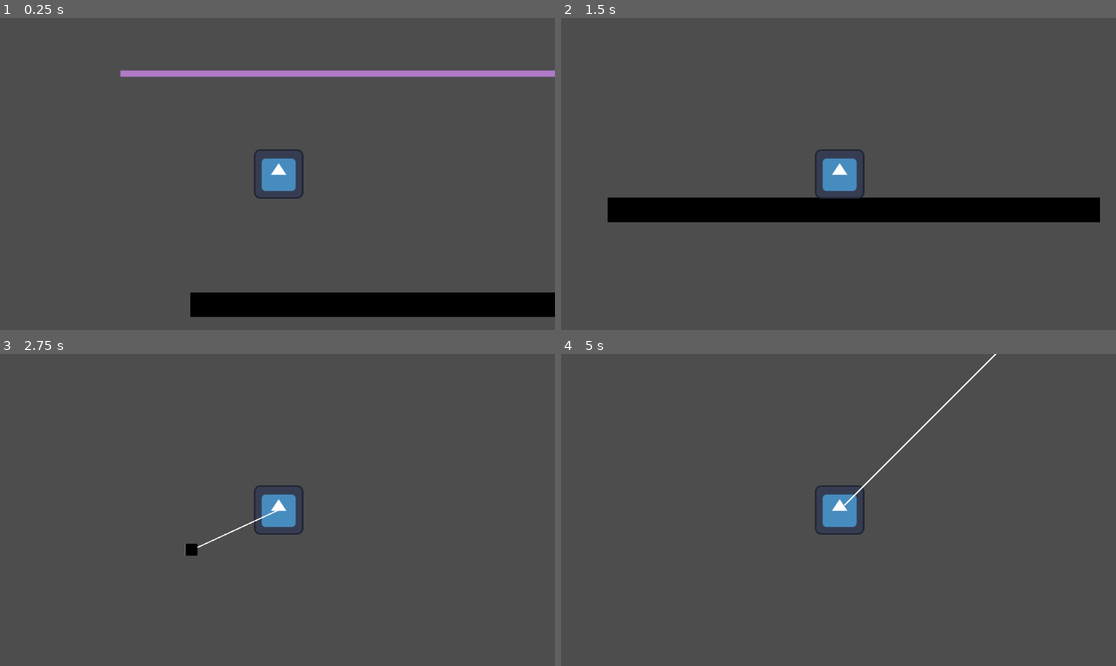
Above: before the commit, frames 1-4 (two rows, left to right).
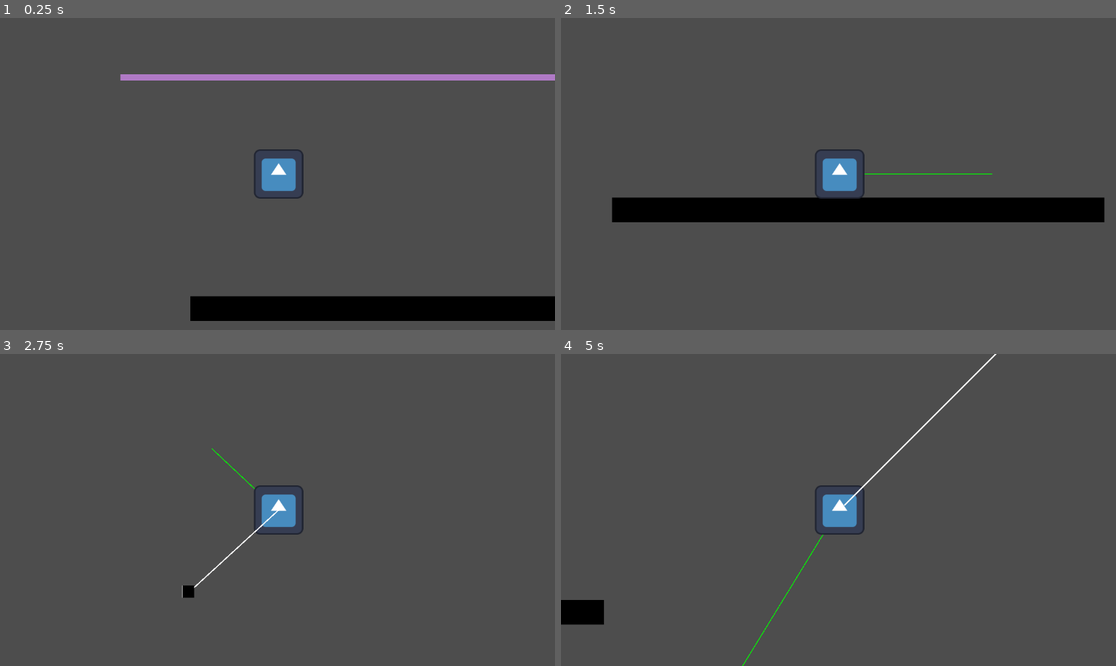
Above: after the commit, the same moments.

Repository: alanmathiasen/hook-godot
Game: Godot game, scene res://scenes/level.tscn
The game is run twice, just before and just after one commit, with the same random seed, the same clock (stepped at 60 frames per second) and the same inputs. The engine's default icon, where the game draws it, is replaced by a stand-in: a white triangle on a blue panel in a dark square.
Inputs:
- Up to frame 1 (0.25 s): no input
- Up to frame 2 (1.5 s): hold Ctrl (hook) 0.53-1.28 s; hold Right (ui_right) from 0.53 s (still down); tap Up (ui_up) at 0.77 s; tap Ctrl (hook) at 1.35 s
- Up to frame 3 (2.75 s): tap Up (ui_up) at 1.52 s; release Right (ui_right) at 2.03 s; hold Left (ui_left) from 2.03 s (still down); hold Ctrl (hook) from 2.03 s (still down)
- Up to frame 4 (5 s): release Left (ui_left) at 2.78 s; release Ctrl (hook) at 2.78 s; hold Right (ui_right) 2.78-4.28 s; tap Ctrl (hook) at 2.85, 4.35 s; tap Up (ui_up) at 3.02, 3.77, 4.52 s; hold Ctrl (hook) 3.53-4.28 s; hold Left (ui_left) from 4.28 s (still down)

The runs differ from the first frame. In frame 1, 3.9% of the frame differs, in the area x 21-100%, y 16-98%; in frame 2, 0.2%; in frame 3, 0.4%; in frame 4, 0.7%.

Commit message:
its almost working

Diff:
--- a/scenes/character.gd
+++ b/scenes/character.gd
@@ -5,8 +5,8 @@
 @onready var hook = $Hook
 
 var speed := 400
-var gravity := 500
-var jump_force = 600
+var gravity := 200
+var jump_force = 400
 var facing_direction := 1
 var swing_velocity := 0.0
 
@@ -17,11 +17,14 @@
 var angular_acceleration := 0.0
 var linear_velocity := 0.0
 
+var velocity_arrow = Vector2.ZERO
+
 func _physics_process(delta):
 	print(velocity)
 	handle_hook(delta)
 	handle_movement(delta)
 	move_and_slide()
+	queue_redraw()
 
 
 
@@ -71,3 +74,6 @@
 	velocity.x += linear_velocity * cos(angle_to_hook)
 	velocity.y -= linear_velocity * sin(angle_to_hook)
 	print('velocity', velocity)
+
+func _draw():
+	draw_line(Vector2.ZERO, velocity, Color.GREEN, 2.0)
